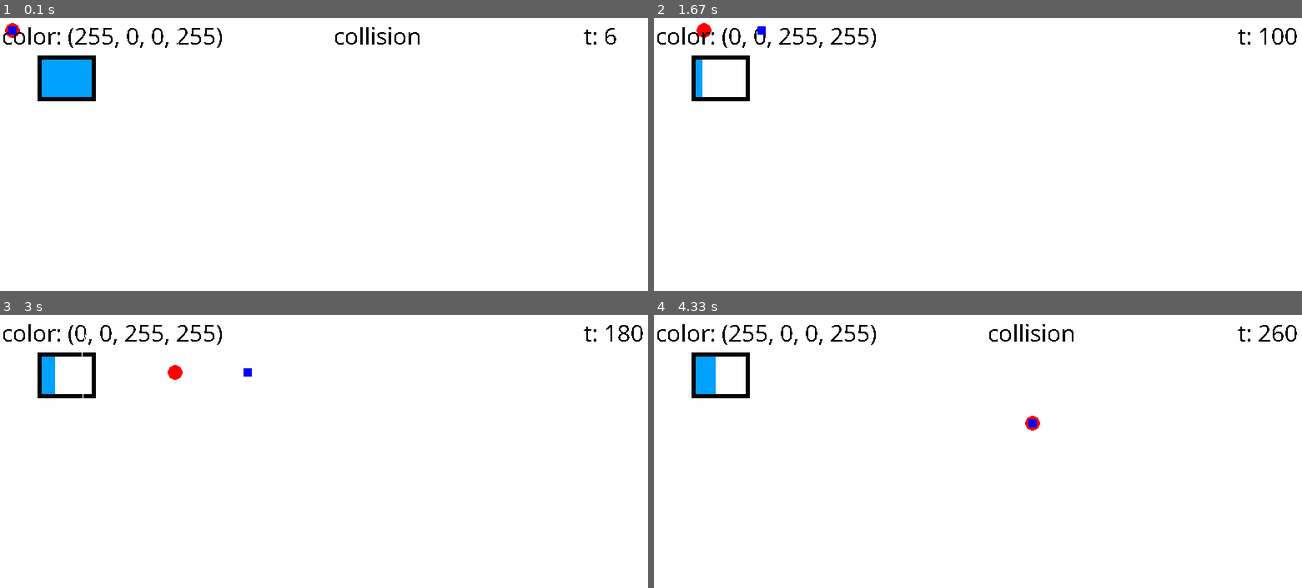
Above: before the commit, frames 1-4 (two rows, left to right).
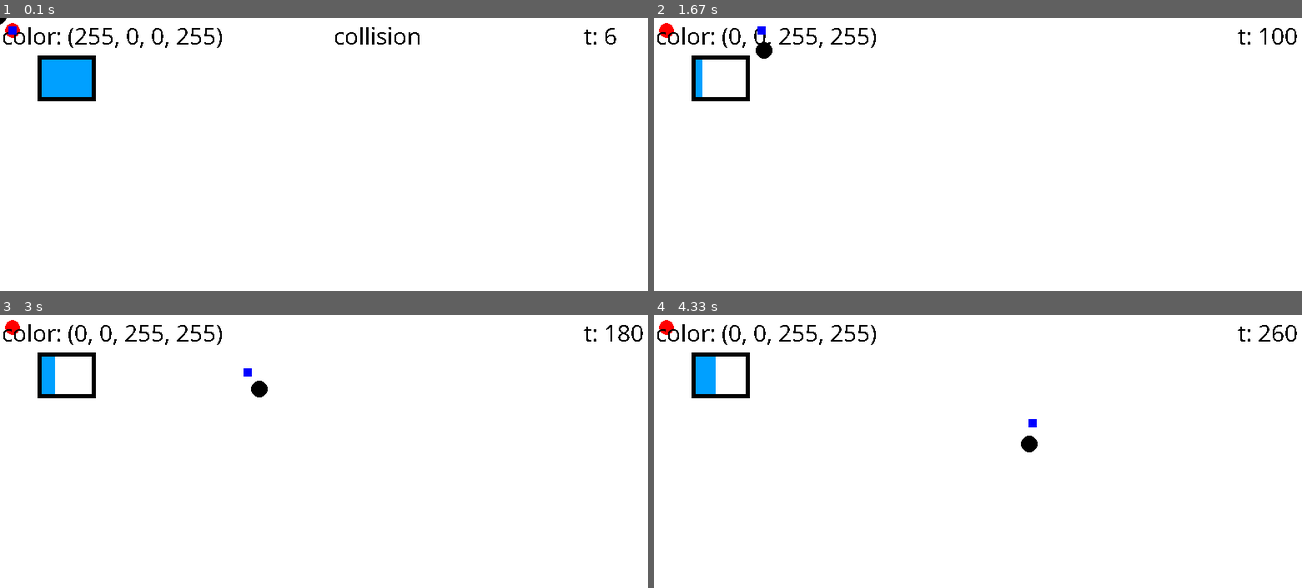
Above: after the commit, the same moments.

Repository: johannesbenjohannes/BlueSquer
Game: pygame game, started from main.py
Same seed, same stepped clock (60 frames per second), same inputs: the game is played once before the commit and once after it.
Inputs (mouse positions are in pixels of both pictures, inside the frame that each line leads up to):
- Up to frame 1 (0.1 s): no input
- Up to frame 2 (1.67 s): tap Space at 0.33, 1.07, 1.37, 1.57 s; click (outside the picture) at 0.72 s; hold D 1-1.47 s; click (828, 271) at 1.08 s; hold D from 1.5 s (still down); click (783, 192) at 1.58 s
- Up to frame 3 (3 s): tap Space at 1.87, 2.07, 2.4, 2.7 s; release D at 1.97 s; hold S 2-2.3 s; click (434, 391) at 2.08 s; tap Z at 2.15 s; hold D 2.33-2.97 s; click (outside the picture) at 2.42 s
- Up to frame 4 (4.33 s): hold S 3-3.37 s; tap Space at 3.07, 3.47, 3.77, 3.97, 4.27 s; click (1003, 396) at 3.08 s; hold D 3.4-3.87 s; click (751, 549) at 3.48 s; tap Z at 3.55 s; hold D from 3.9 s (still down); click (outside the picture) at 3.98 s

The runs differ from the first frame. In frame 1, less than 0.1% of the frame differs, in the area x 0-28%, y 0-10%; in frame 2, 0.3%; in frame 3, 0.3%; in frame 4, 0.8%, in the area x 0-65%, y 1-51%.

Commit message:
Began working on bullets

Diff:
--- a/main.py
+++ b/main.py
@@ -58,6 +58,15 @@
 
     current_pattern = "NO PATTERN" # Pattern actuel
     draw_what = "NO PATTERN" # Que doit-on dessiner
+
+    projectile = []
+    angle = 0
+    b_x=200
+    b_y=200
+
+    b_speedx = 5
+    b_speedy = 5
+
 
     patterns = {
         "line": {
@@ -83,16 +92,15 @@
     has_dashed = False # Etat du dash
     compteur_dash = 600 # Cooldown du dash
 
-    mouse_x = 0 #Abscisse de la souri
-    mouse_y = 0 #Ordonnée de la souri
+
+    mouse_x = 0
+    mouse_y = 0
     projectile_active = False
 
     class Bullet: # Classe pour les projectiles
-        def __init__(self, x, y, target_x, target_y, velocity=5) :
-            self.x = x
-            self.y = y
-            self.target_x = target_x
-            self.target_y = target_y
+        def __init__(self, pos, target, velocity=Vector2(5,5)) :
+            self.pos = pos
+            self.target = target
             self.velocity = velocity
 
     class CircleAttack:
@@ -150,6 +158,20 @@
             rect_y+= speed
         elif touches[pygame.K_z] and rect_y > 0:
             rect_y-= speed
+        mouse_x = pygame.mouse.get_pos()[0]
+        mouse_y = pygame.mouse.get_pos()[1]
+        dx = mouse_x-rect_x
+        dy = mouse_y - rect_y
+        theta_b = m.atan2(dy,dx)
+        print(m.degrees(theta_b))
+
+        if event.type == pygame.MOUSEBUTTONDOWN:
+            direction = Vector2(dx,dy)
+        else:
+            direction = Vector2(0,0)
+
+
+
 
         if touches[pygame.K_SPACE]:
             if compteur_dash==600:
@@ -157,12 +179,6 @@
                     compteur_dash = 0
                     speed = 13
 
-        """if event.type == pygame.MOUSEBUTTONDOWN :
-            mouse_x,mouse_y = event.pos
-
-            if event.button == 1:
-                projectile = Bullet(rect_x, rect_y, mouse_x)
-"""
 
         if has_dashed:
             if compteur_dash>7:
@@ -228,14 +244,12 @@
                 patterns["line"]["attacking"] = True
 
                 pygame.draw.line(fenetre, GREEN,(attack_x, attack_y),(end_x, end_y),round(patterns["line"]["compteur_attaque"]%50))
-                if patterns["line"]["compteur_attaque"]%50 == 9:
-                    while patterns["line"]["compteur_attaque_linger"] < 30 :
-                        pygame.draw.line(fenetre, RED,(attack_x, attack_y),(end_x, end_y),9)
-                        patterns["line"]["compteur_attaque_linger"] +=0.25
+                if patterns["line"]["compteur_attaque"]%50 == 2:
+                    pygame.draw.line(fenetre, RED,(attack_x, attack_y),(end_x, end_y),9)
                     draw_what = "NO PATTERN"
                     patterns["line"]["attacking"] = False
                     patterns["line"]["compteur_attaque"] = 0
-                    patterns["line"]["compteur_attaque_linger"] = 0
+
                     patterns["line"]["attaques"]+=1
 
 
@@ -251,7 +265,7 @@
                 pygame.draw.circle(fenetre, GREEN,(attack_x,attack_y),round(patterns["circle"]["compteur_attaque"]))
                 if patterns["circle"]["compteur_attaque"] == 9:
                     patterns["circle"]["compteur_attaque"] = 0
-                    patterns["circle"]["attacking"] = False
+                    #patterns["circle"]["attacking"] = False
                 pygame.draw.circle(fenetre, RED,(attack_x,attack_y),9)
                 if patterns["circle"]["compteur_attaque_linger"] > 30:
                     print("a")
@@ -259,7 +273,6 @@
                     patterns["circle"]["compteur_attaque_linger"] = 0
                     patterns["circle"]["attaques"]+=1
 
-            print(patterns["circle"]["compteur_attaque_linger"])
             current_color = fenetre.get_at((int(rect_x)+5, int(rect_y)+5))
             text_color=base_font.render(f"color: {current_color}", False, (0,0,0))
             if check_surrounding_pixel_colors(fenetre,rect_x,rect_y,RED,10):
@@ -269,7 +282,7 @@
             text_ticks=base_font.render(f"t: {compteur}", False, (0,0,0))
             fenetre.blit(text_ticks, (700, 2))
             pygame.draw.rect( fenetre, BLUE ,(rect_x,rect_y, 10, 10))
-            pygame.draw.circle(fenetre, WHITE,(rect_x+5, rect_y+5,), 200,1)
+            pygame.draw.circle(fenetre, BLACK,((Vector2((rect_x+5)+25*m.cos(theta_b), (rect_y+5)+25*m.sin(theta_b))+direction*5).components), 10,)
 
         pygame.display.flip()           # Rafraichissement de l'ecran
         clock.tick(60)                # Limite a 60 images par seconde
